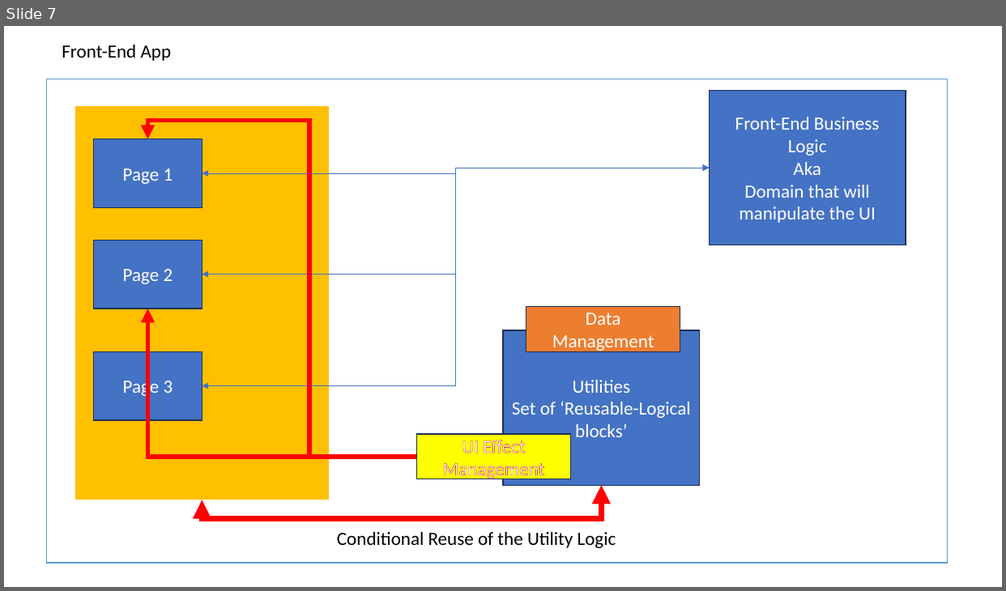
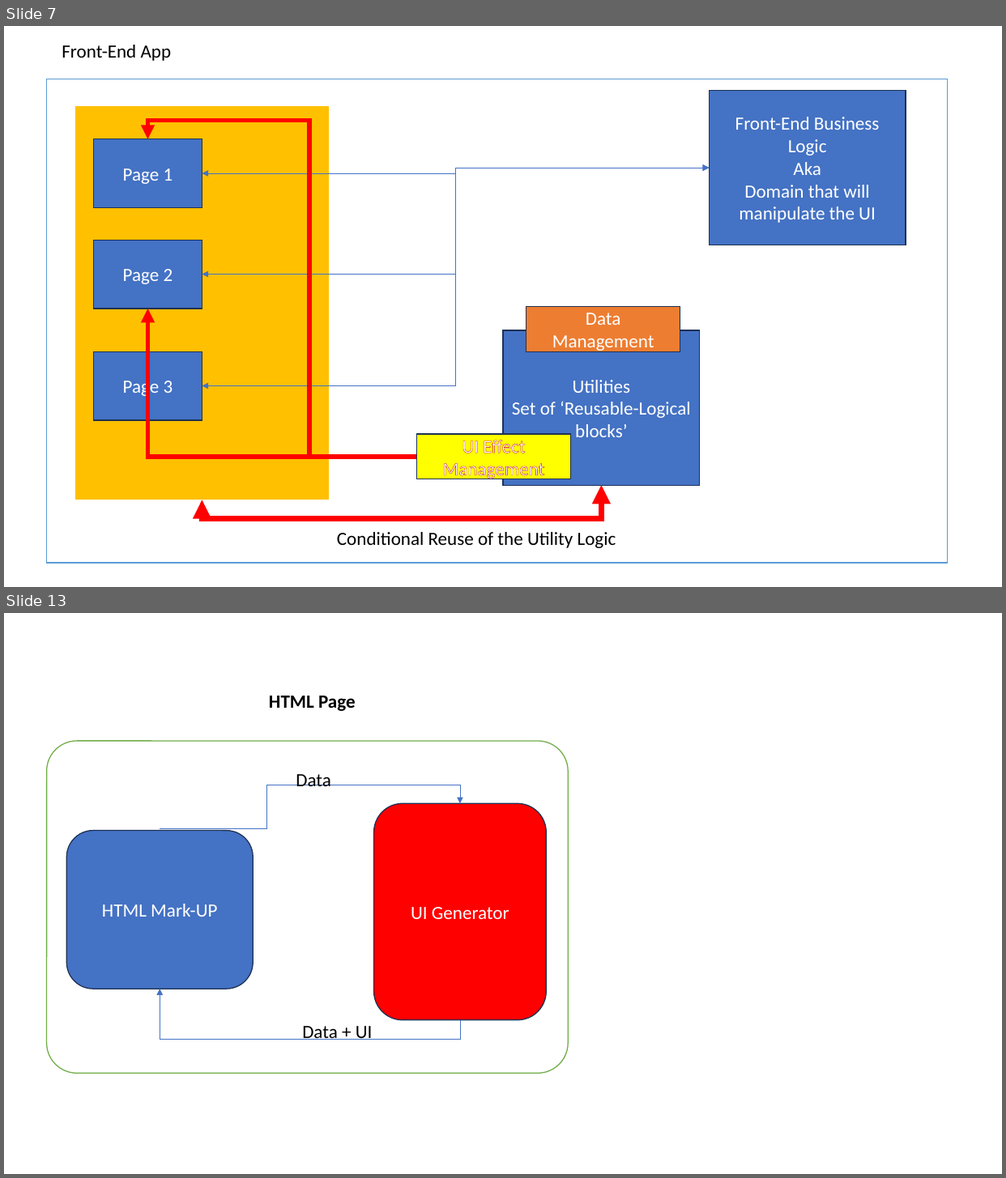
Before and after one commit to maheshsabnis/ugam, a slide deck: Training_Presentetions.pptx. Shown one above the other, each under a label of ours: slide 7 before the commit, slides 7 and 13 after it; the slides between them are not shown. The pictures are 1006x591 and 1006x1178 pixels, drawn with LibreOffice and Linux fonts; fonts in the diff are those of the drawing. Boxes give left, top, right and bottom in pixels: in the first picture for what was removed or moved away, otherwise in the second. Text is boxed around its words. In the diff, an @@ line names an element or a change of style, - is before the commit and + after.

```diff
--- a/Training_Presentetions.pptx
+++ b/Training_Presentetions.pptx
@@ slide 13 added at <box>4,613,1002,1174</box>, background #FFFFFF @@
@@ text added at <box>269,696,356,711</box>, 18 pt, text #000000, bold @@
+HTML Page
@@ rounded rectangle added at <box>47,741,569,1073</box>, fill #FFFFFF, outline #70AD47 1 pt @@
@@ text added at <box>296,774,331,786</box>, 18 pt, text #000000 @@
+Data
@@ elbow arrow added from (160, 828) to (460, 804), #4472C4 0.5 pt @@
@@ rounded rectangle added at <box>374,804,546,1021</box>, fill #FF0000, outline #1E3256 1 pt, 18 pt, text #FFFFFF @@
+UI Generator
@@ rounded rectangle added at <box>67,831,253,990</box>, fill #4472C4, outline #1E3256 1 pt, 18 pt, text #FFFFFF @@
+HTML Mark-UP
@@ elbow arrow added from (460, 1020) to (160, 989), #4472C4 0.5 pt @@
@@ text added at <box>302,1026,373,1040</box>, 18 pt, text #000000 @@
+Data + UI
```
Also in this commit, not shown: 1 slide changed, 4 other slides added, 11 other files.
